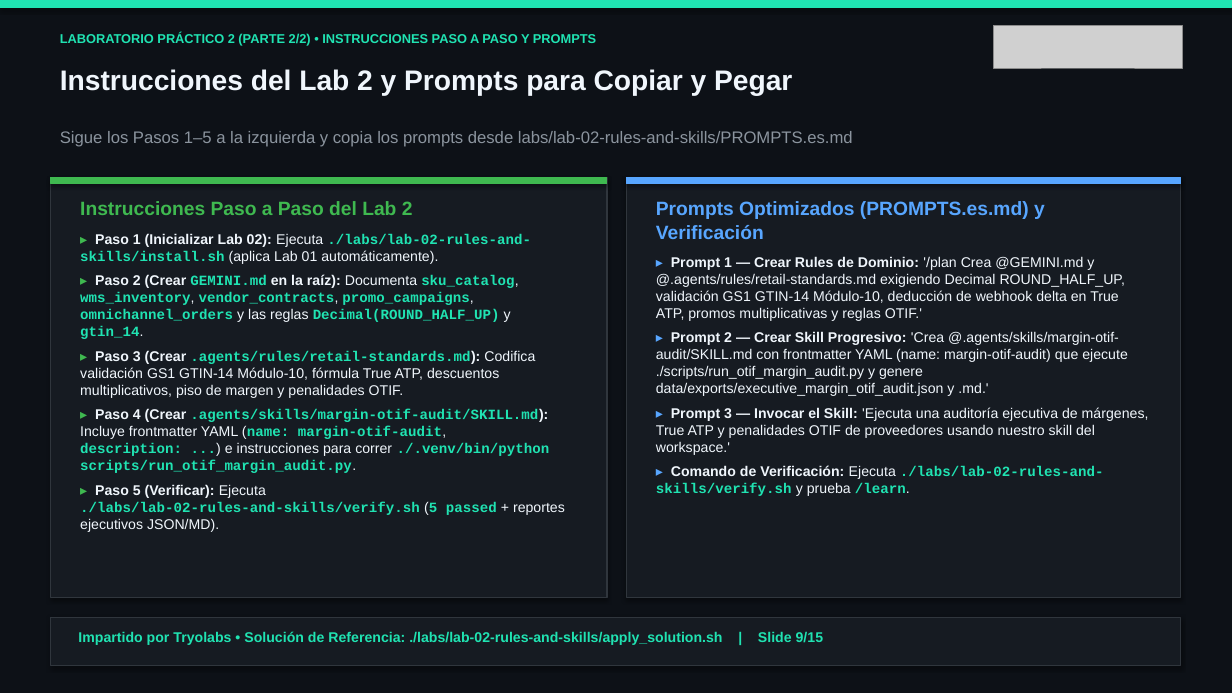
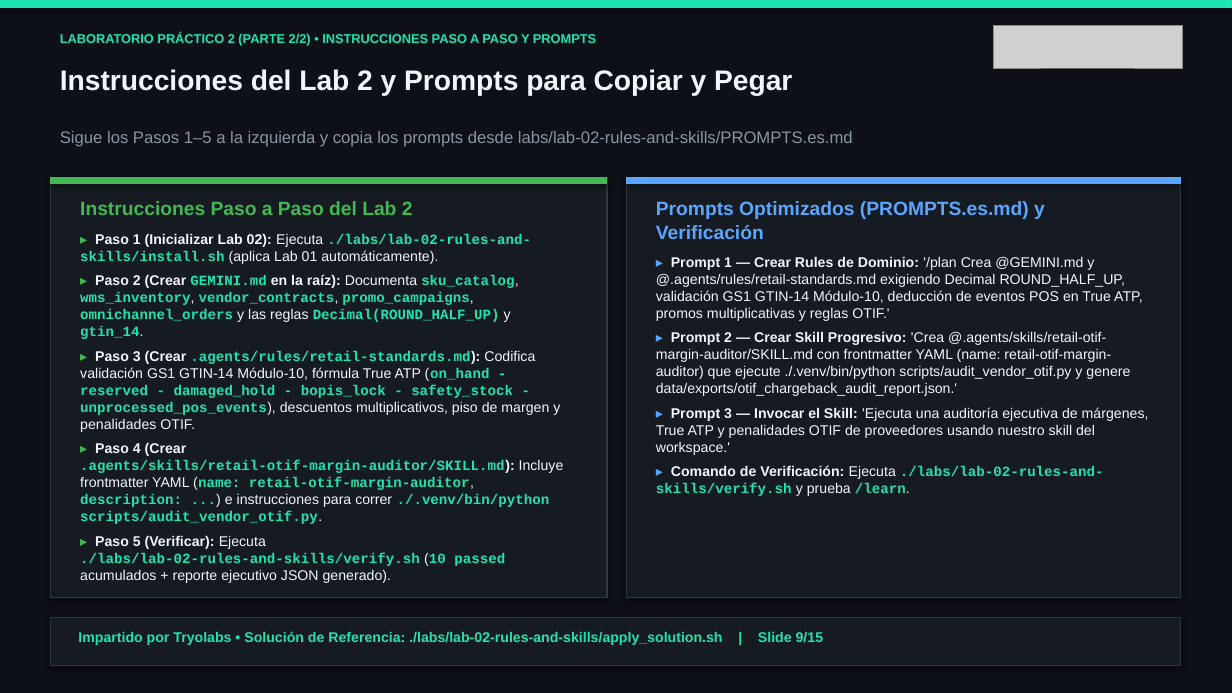
Before and after one commit to tryolabs/antigravity-workshop-retail, a slide deck: slide 9 of slides/antigravity_retail_workshop_es.pptx. Drawn at 1232x693 pixels with LibreOffice and Linux fonts; fonts in the diff are those of the drawing; grey boxes stand for pictures. Boxes give left, top, right and bottom in pixels: in the first picture for what was removed or moved away, otherwise in the second. Text is boxed around its words. In the diff, an @@ line names an element or a change of style, - is before the commit and + after.

```diff
--- a/slides/antigravity_retail_workshop_es.pptx
+++ b/slides/antigravity_retail_workshop_es.pptx
@@ text at [656,256,1143,396]: text changed @@
-▸ Prompt 1 — Crear Rules de Dominio: '/plan Crea @GEMINI.md y @.agents/rules/retail-standards.md exigiendo Decimal ROUND_HALF_UP, validación GS1 GTIN-14 Módulo-10, deducción de webhook delta en True ATP, promos multiplicativas y reglas OTIF.'
-▸ Prompt 2 — Crear Skill Progresivo: 'Crea @.agents/skills/margin-otif-audit/SKILL.md con frontmatter YAML (name: margin-otif-audit) que ejecute ./scripts/run_otif_margin_audit.py y genere data/exports/executive_margin_otif_audit.json y .md.'
+▸ Prompt 1 — Crear Rules de Dominio: '/plan Crea @GEMINI.md y @.agents/rules/retail-standards.md exigiendo Decimal ROUND_HALF_UP, validación GS1 GTIN-14 Módulo-10, deducción de eventos POS en True ATP, promos multiplicativas y reglas OTIF.'
+▸ Prompt 2 — Crear Skill Progresivo: 'Crea @.agents/skills/retail-otif-margin-auditor/SKILL.md con frontmatter YAML (name: retail-otif-margin-auditor) que ejecute ./.venv/bin/python scripts/audit_vendor_otif.py y genere data/exports/otif_chargeback_audit_report.json.'
@@ text at [80,350,564,583]: text changed; font Arial to Courier New; text colour #F0F6FC to #20E3B2 @@
-▸ Paso 3 (Crear .agents/rules/retail-standards.md): Codifica validación GS1 GTIN-14 Módulo-10, fórmula True ATP, descuentos multiplicativos, piso de margen y penalidades OTIF.
-▸ Paso 4 (Crear .agents/skills/margin-otif-audit/SKILL.md): Incluye frontmatter YAML (name: margin-otif-audit, description: ...) e instrucciones para correr ./.venv/bin/python scripts/run_otif_margin_audit.py.
-▸ Paso 5 (Verificar): Ejecuta ./labs/lab-02-rules-and-skills/verify.sh (5 passed + reportes ejecutivos JSON/MD).
+▸ Paso 3 (Crear .agents/rules/retail-standards.md): Codifica validación GS1 GTIN-14 Módulo-10, fórmula True ATP (on_hand - reserved - damaged_hold - bopis_lock - safety_stock - unprocessed_pos_events), descuentos multiplicativos, piso de margen y penalidades OTIF.
+▸ Paso 4 (Crear .agents/skills/retail-otif-margin-auditor/SKILL.md): Incluye frontmatter YAML (name: retail-otif-margin-auditor, description: ...) e instrucciones para correr ./.venv/bin/python scripts/audit_vendor_otif.py.
+▸ Paso 5 (Verificar): Ejecuta ./labs/lab-02-rules-and-skills/verify.sh (10 passed acumulados + reporte ejecutivo JSON generado).
```
Also in this commit, not shown: 8 other slides changed, 44 other files.
